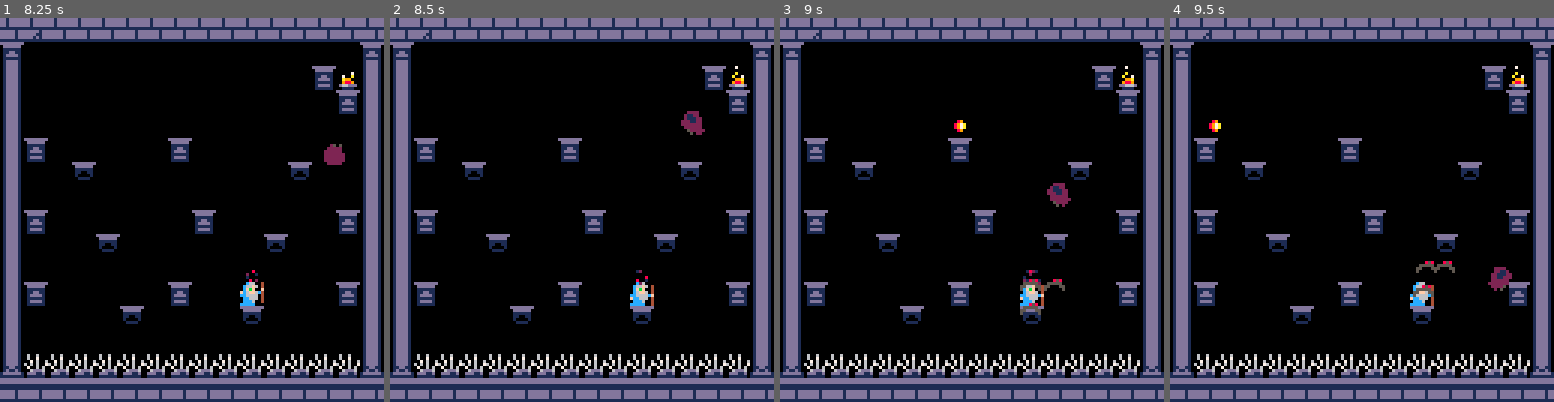
Above: before the commit, frames 1-4 (left to right).
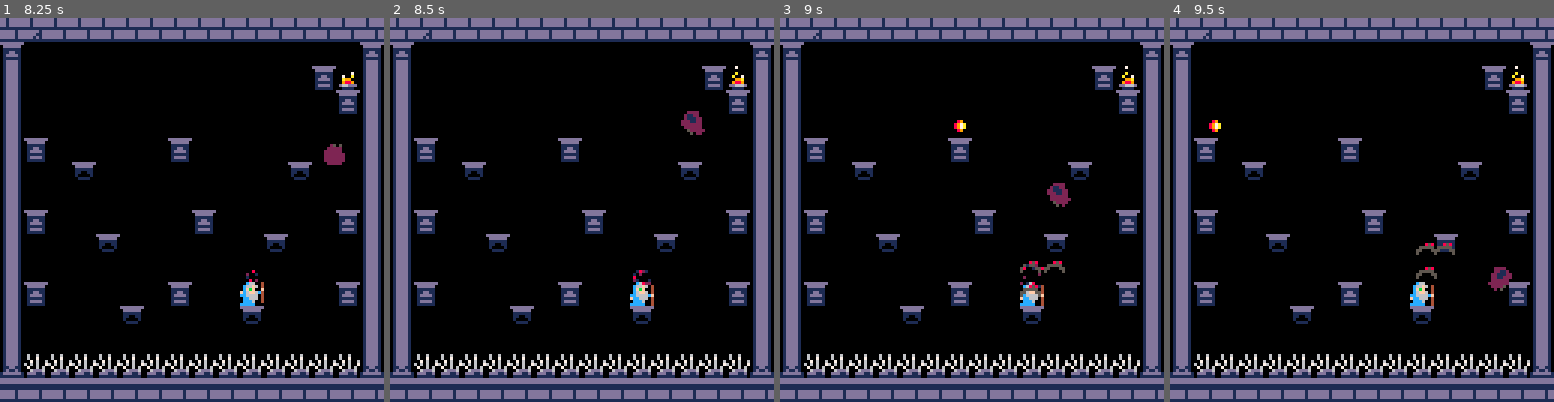
Above: after the commit, the same moments.

Repository: NunoDasNeves/pathofagni-pico8
Game: PICO-8 cartridge jumper.p8
Two runs of this game, one before a commit and one after it. Both use one fixed random seed, a clock stepped at 60 frames per second and the inputs below.
Inputs:
- Up to frame 1 (8.25 s): tap X (X key) at 0.33, 1.07, 1.85, 2.97, 4.08, 5.2, 6.32, 7.43 s; tap O (Z key) at 0.7, 1.7, 2.1, 2.5, 2.9, 3.3, 3.7, 4.1, 4.5, 4.9, 5.3, 5.7, 6.1, 6.5, 6.9, 7.3, 7.7, 8.1 s; hold Right 1.6-2.1 s; hold Up 2.15-2.42 s; hold Right 2.47-3.03 s; hold Left 3.08-3.58 s; hold Down 3.63-3.97 s; hold Right 4.02-4.68 s; hold Up 4.73-5.03 s; hold Left 5.08-5.68 s; hold Down 5.73-6.03 s; hold Right 6.08-6.58 s; hold Right 6.63-7.13 s; hold Up 7.18-7.45 s; hold Right 7.5-8.07 s; hold Left from 8.12 s (still down)
- Up to frame 2 (8.5 s): keep holding Left
- Up to frame 3 (9 s): tap O (Z key) at 8.5, 8.9 s; tap X (X key) at 8.55 s; release Left at 8.62 s; hold Down from 8.67 s (still down)
- Up to frame 4 (9.5 s): release Down at 9 s; hold Right from 9.05 s (still down); tap O (Z key) at 9.3 s

Frame 1 is identical in both runs. In frame 2, less than 0.1% of the frame differs, in the area x 63-68%, y 65-70%; in frame 3, 0.6%, in the area x 62-75%, y 63-78%; in frame 4, 0.5%.

Commit message:
make spawning bats look better

Diff:
--- a/jumper.p8
+++ b/jumper.p8
@@ -609,6 +609,7 @@
 		update = update_wizard,
 		burn = burn_archer_wizard,
 		draw = draw_wizard,
+		z = 2,
 		hp = 5,
 		air = false, -- never be in air
 		template = enemy,
@@ -1156,8 +1157,14 @@
 			end
 		else
 			-- succeeded
-			if play_anim(t,5,3) then
-				del(thang, t)
+			if play_anim(t,5,4) then
+				t.timer -= 1
+				if t.timer % 3 == 0 then
+					t.y += 1
+				end
+				if t.timer <= 0 then
+					del(thang, t)
+				end
 			end
 		end
 	end
@@ -1209,19 +1216,23 @@
 		t.s = t.i + t.s_cast.s
 		loop_anim(t,8,t.s_cast.f)
 		-- need to spawn casting here in case interrupted
-		if t.shcount == 60 then
+		t.shcount -= 1
+		if t.shcount == 59 then
 			t.castu = spawn_thang(240, t.x, t.y - 6)
-		end
-		t.shcount -= 1
-		if t.shcount <= 0 then
-			t.casting = false
-			reset_anim_state(t)
-			spawn_thang(96, t.x, t.y)
-			spawn_thang(96, t.x+8, t.y)
-			spawn_thang(96, t.x, t.y+8)
+		elseif t.shcount == 15 then
 			t.castu.state = 1
 			reset_anim_state(t.castu)
 			t.castu = nil
+		elseif t.shcount <= 0 then
+			t.casting = false
+			reset_anim_state(t)
+			local b = spawn_thang(96, t.x, t.y-6)
+			b.z = 1
+			b = spawn_thang(96, t.x+8, t.y-6)
+			b.z = 1
+			b = spawn_thang(96, t.x, t.y+2)
+			b.z = 1
+
 			-- now use shcount for resting
 			t.shcount = 60
 		end
@@ -2569,20 +2580,20 @@
 09112229020020000022000002000200020002000200020012002090000002020000020200002020000020200000202009008080012029001112220022111544
 0c66000400c6600000c6600000c6600400e770000000000000000000007a70007007070000070000000000000000000001017771010077777a00771010711771
 c66f60040c66f6040c66f6400c66f6040e77970000000000000000000766a70a00a5a000a005590000000000000000000111a771110aaaa77100771100aa17a1
-cfbf00040cfbf0040cfbf0400cfbf00f0e9c98000007000000000000acfbfaa007ab2a0000a59500000000000000000011017771100771111000771001771771
-c6ff60040c6ff6040c6ff640fc6ff6c40e7997800077700000070000ac6f96900a5a59907005559000000000000000001011a7a110aaa10000107a7110aa17a1
-c6666004cc6666cffc6666f0cc6666040e7777900777770000777000ac9669907caca590050b95000000000000000000001aaaaa00aa11101100aaa7107a1a71
-cc666c04fcc66604ccc666400cc666049ee7778000777000000700000fc996c809a9898000a599000055000000000000001aa1aa00aa11111000aaaa11aa1aa1
-ccf6fc040ccc60040ccc60400ccc600400ee7e080007000000000000989c69800088880005000500055b5500000000001019a09a00aa101000109aaa10aa1aa1
-0cccc000ccccc004ccccc040ccccc0000eeeee0800000000000000000988880000000000005500505555555000000000100990a9109a1000010999aa919a1a91
-000000000000000000000000000000000000288100000000000000000006600000000000000660000066000007eee00000991099119910001109991999991991
-00000000000000000000100000000000000180000000000000000000006006006006600060600600660060000e07700000991099919911111109911999911991
-00120000000080000800000000182100000000000000000000000000606dd6d06060d6d0060dd6d000ddd6007eee070000899999919919aa1009910199910991
-0000000000200100000000200002000000000000000000000000000006d0662006d6662000d6d620dd666d200777e800089889899199199a9919810199819981
-000008000010000002000000010000001000000000000000000000000d66d2120d60d2120d6d6212000dd2127ee7898008811118918911999918911118818891
-00800100000802000000000002100010800000000000000000000000d0006d200d006d20d0066d20d6d06d20e00e780008810008881881891008811018818810
-0002000000000000001008000000082020000081000000000000000000660d00d066d0000060d0000066d0000e7e000088101008881888881008810018818810
-000000000000000000000000000000000100182000000000000000000000d000000d0000000d00000ddd00000007ee0008100000800188810000810000810801
+cfbf00040cfbf0040cfbf0400cfbf00f0e9c98000007000000000000acfbfaa007ab2a0000a19100000000000000000011017771100771111000771001771771
+c6ff60040c6ff6040c6ff640fc6ff6c40e7997800077700000070000ac6f96900a5a59907005159000000000000000001011a7a110aaa10000107a7110aa17a1
+c6666004cc6666cffc6666f0cc6666040e7777900777770000777000ac9669907caca590010b91000000000000000000001aaaaa00aa11101100aaa7107a1a71
+cc666c04fcc66604ccc666400cc666049ee7778000777000000700000fc996c809a9898000a599000051000000000000001aa1aa00aa11111000aaaa11aa1aa1
+ccf6fc040ccc60040ccc60400ccc600400ee7e080007000000000000989c69800088880005000100051b5100000000001019a09a00aa101000109aaa10aa1aa1
+0cccc000ccccc004ccccc040ccccc0000eeeee0800000000000000000988880000000000005100501115115000000000100990a9109a1000010999aa919a1a91
+000000000000000000000000000000000120012000100200000000000006600000000000000660000066000007eee00000991099119910001109991999991991
+00000000000000000000100000000000282102820800100800000000006006006006600060600600660060000e07700000991099919911111109911999911991
+00120000000080000800000000182100211001210000000000000000606dd6d06060d6d0060dd6d000ddd6007eee070000899999919919aa1009910199910991
+0000000000200100000000200102000010000010000000200000000006d0662006d6662000d6d620dd666d200777e800089889899199199a9919810199819981
+000008000010000002000000080000000000000002000000000000000d66d2120d60d2120d6d6212000dd2127ee7898008811118918911999918911118818891
+00800100000802000000000002100010002100000000000000000000d0006d200d006d20d0066d20d6d06d20e00e780008810008881881891008811018818810
+0002000000000000001008000000822001882100201080000000000000660d00d066d0000060d0000066d0000e7e000088101008881888881008810018818810
+000000000000000000000000000000000021100000000010000000000000d000000d0000000d00000ddd00000007ee0008100000800188810000810000810801
 
 
 
